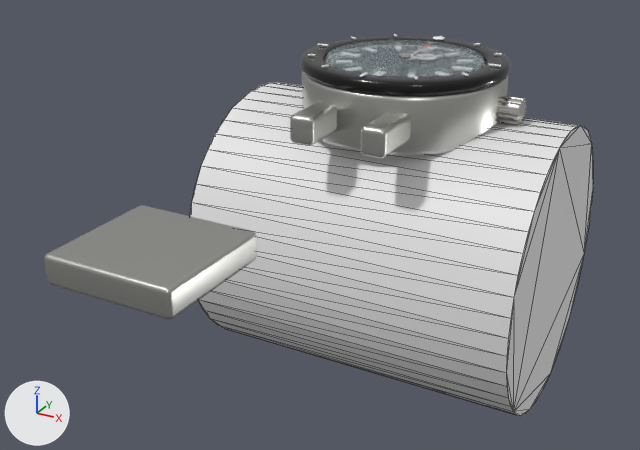
What one commit did to the glTF model exports/wristwatch_ar_wrap_animation.glb.
One viewpoint serves both versions: a 50 mm lens placed at (0.0713, -0.1655, 0.0495), pointed at (-0.0037, -0.029, -0.0187). Lighting does not change. The marker at lower left points along +X, +Y and +Z. The older version comes first. Mesh edges are drawn as thin lines on the coarser meshes. Where no turn or scale is listed for an object, it has been applied to the vertices.

The scene before the commit, as lines of its bpy script (objects in view):
```python
me_case_lug_bottom_left_mesh = bpy.data.meshes.new('Case_Lug_Bottom_Left_Mesh')
me_case_lug_bottom_left_mesh.from_pydata(...)  # 96 vertices, 188 faces; spans x -0.0098..-0.0048, y -0.03025..-0.01775, z -0.003..0.0026
me_case_lug_bottom_left_mesh.materials.append(mat_brushed_stainless_steel)  # light grey #c8c8c4
me_case_lug_bottom_right_mesh = bpy.data.meshes.new('Case_Lug_Bottom_Right_Mesh')
me_case_lug_bottom_right_mesh.from_pydata(...)  # 96 vertices, 188 faces; spans x 0.0048..0.0098, y -0.03025..-0.01775, z -0.003..0.0026
me_case_lug_bottom_right_mesh.materials.append(mat_brushed_stainless_steel)  # light grey #c8c8c4
me_cylinder = bpy.data.meshes.new('Cylinder')
me_cylinder.from_pydata(...)  # a 48-sided cylinder along x spanning x -0.035..0.035, y -0.03..0.03, z -0.03..0.03
ob_case_lug_bottom_left = bpy.data.objects.new('Case_Lug_Bottom_Left', me_case_lug_bottom_left_mesh)
ob_case_lug_bottom_left.location = (0.0, 0.0, 0.0)
ob_case_lug_bottom_right = bpy.data.objects.new('Case_Lug_Bottom_Right', me_case_lug_bottom_right_mesh)
ob_case_lug_bottom_right.location = (0.0, 0.0, 0.0)
ob_hidden_wrist_size_reference_not_exported = bpy.data.objects.new('Hidden_Wrist_Size_Reference_Not_Exported', me_cylinder)
ob_hidden_wrist_size_reference_not_exported.location = (0.0, 0.0, -0.0321)
# also in view: 'Bracelet_Folding_Clasp' at (0.0, -0.082, -0.0023); 'Slightly_Raised_Sapphire_Crystal' at (0.0, 0.0, 0.008); 'Case_Monoblock_42mm' at (0.0, 0.0, 0.0); 'Black_Ceramic_Rotating_Bezel' at (0.0, 0.0, 0.0071)
```
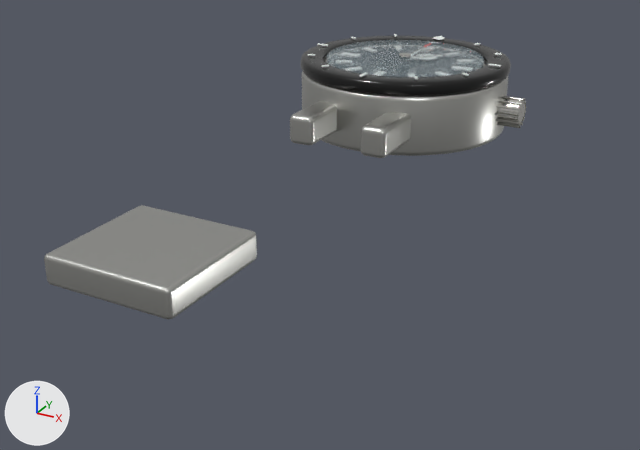
Commit message: Remove wrist proxy from AR model

Where the change shows, as pixel boxes [x1, y1, x2, y2] in the pictures (640 x 450 px):
'Hidden_Wrist_Size_Reference_Not_Exported', deleted: before [190, 82, 593, 416]

The edits, one by one:
Object 'Hidden_Wrist_Size_Reference_Not_Exported' (ob_hidden_wrist_size_reference_not_exported) is deleted.
